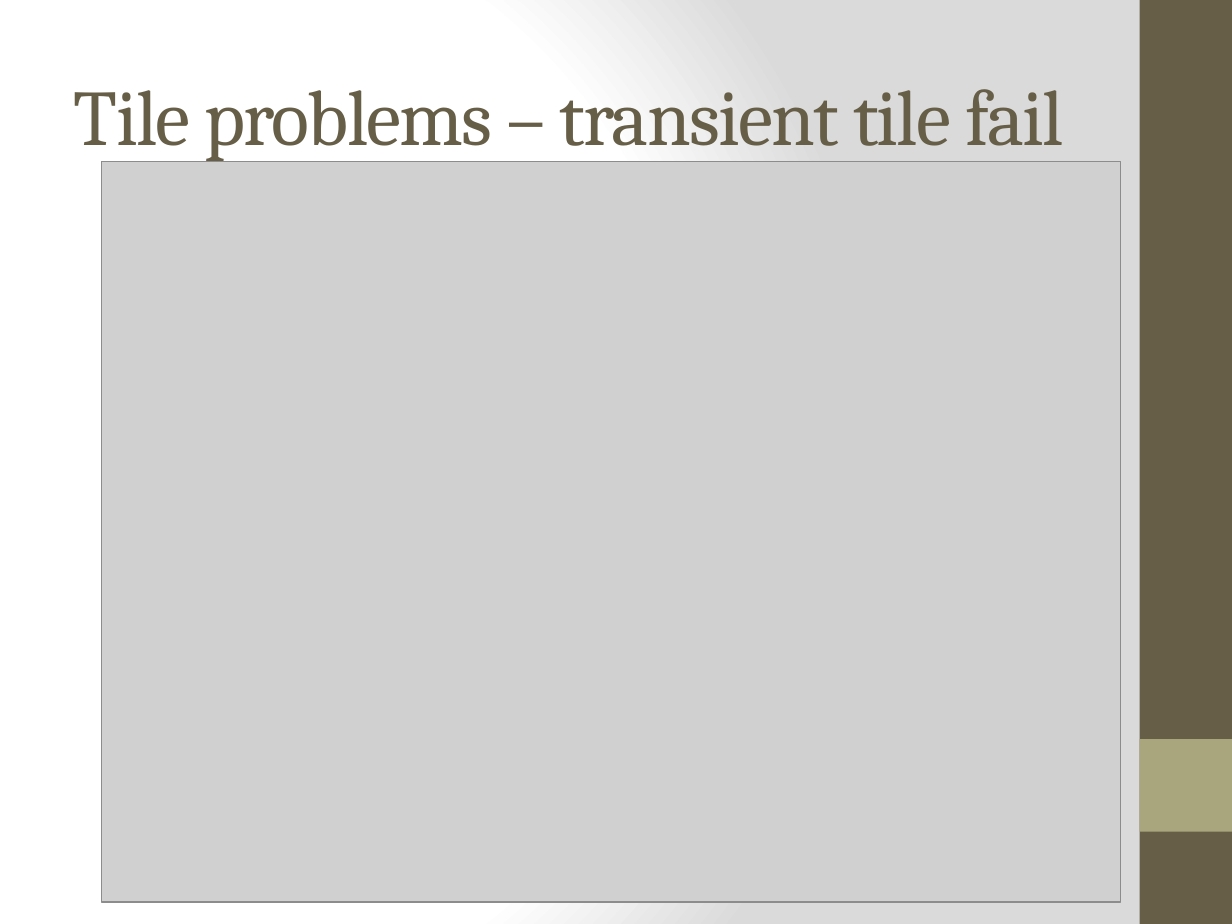
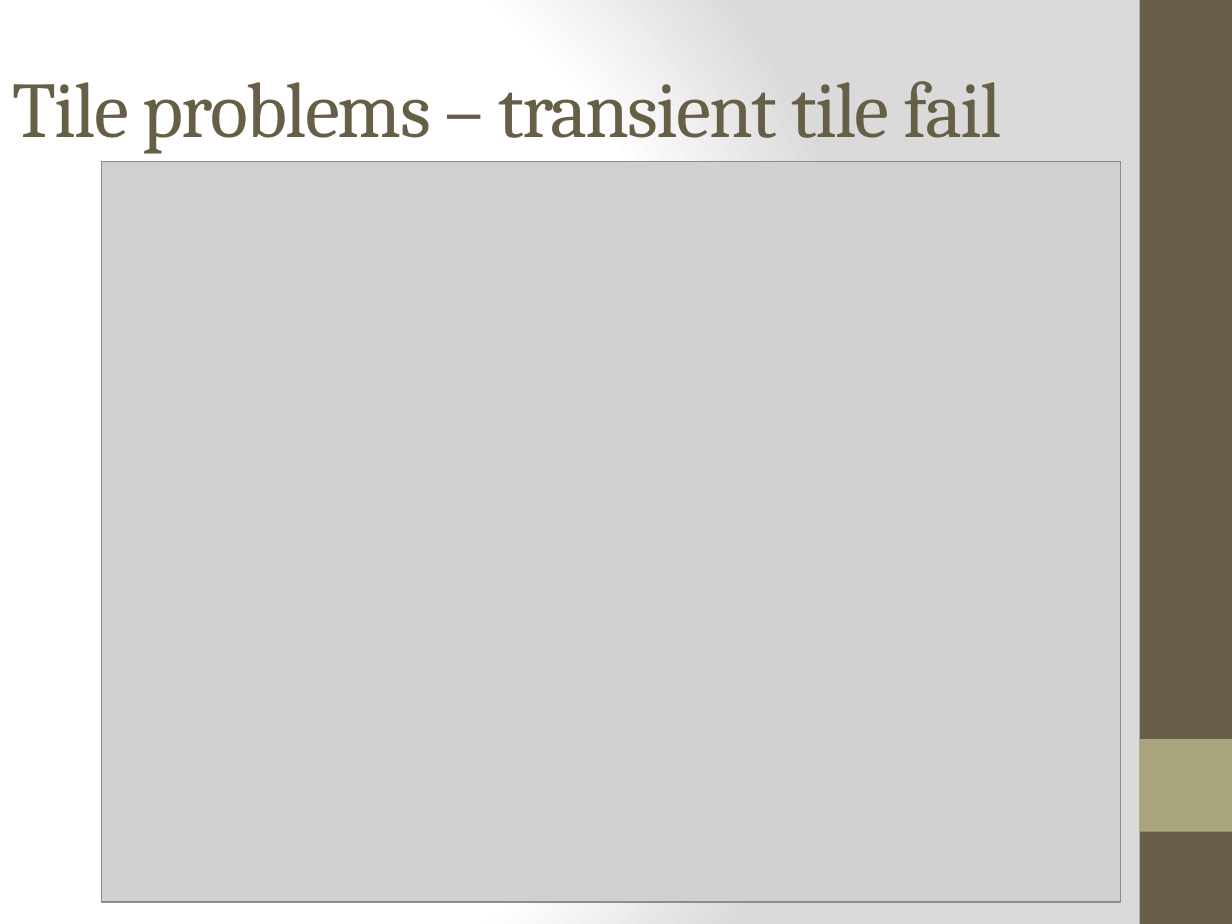
Before and after one commit to ngs-docs/angus, a slide deck: slide 46 of files/2015-lecture2-sequencing.pptx (slide 45 before the commit). Drawn at 1232x924 pixels with LibreOffice and Linux fonts; fonts in the diff are those of the drawing; grey boxes stand for pictures. Boxes give left, top, right and bottom in pixels: in the first picture for what was removed or moved away, otherwise in the second. Text is boxed around its words. In the diff, an @@ line names an element or a change of style, - is before the commit and + after.

```diff
--- a/files/2015-lecture2-sequencing.pptx
+++ b/files/2015-lecture2-sequencing.pptx
@@ title "Tile problems – transient tile ...": place and size @@
-title "Tile problems – transient tile ..." at (74, 89, 1064, 162)
+title "Tile problems – transient tile ..." at (12, 81, 1003, 154)
```
Also in this commit, not shown: 5 other slides changed, 1 slide added.
